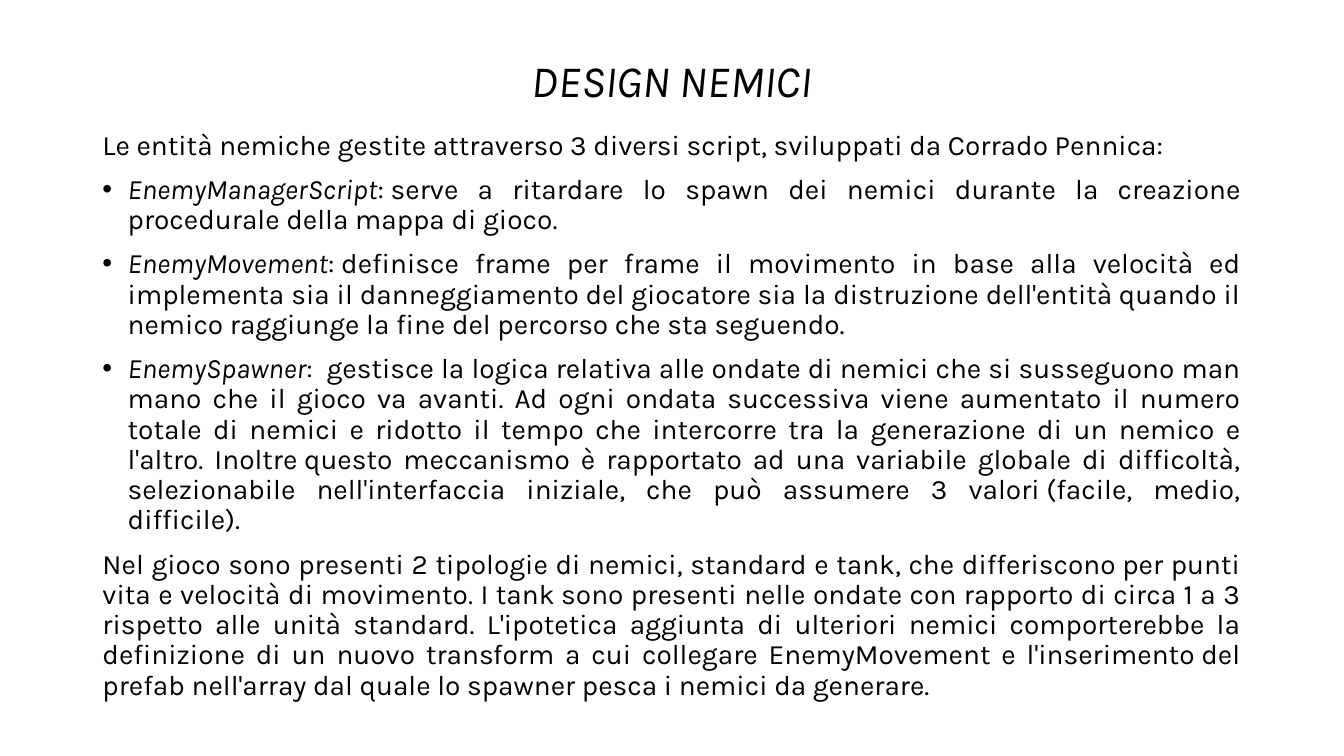
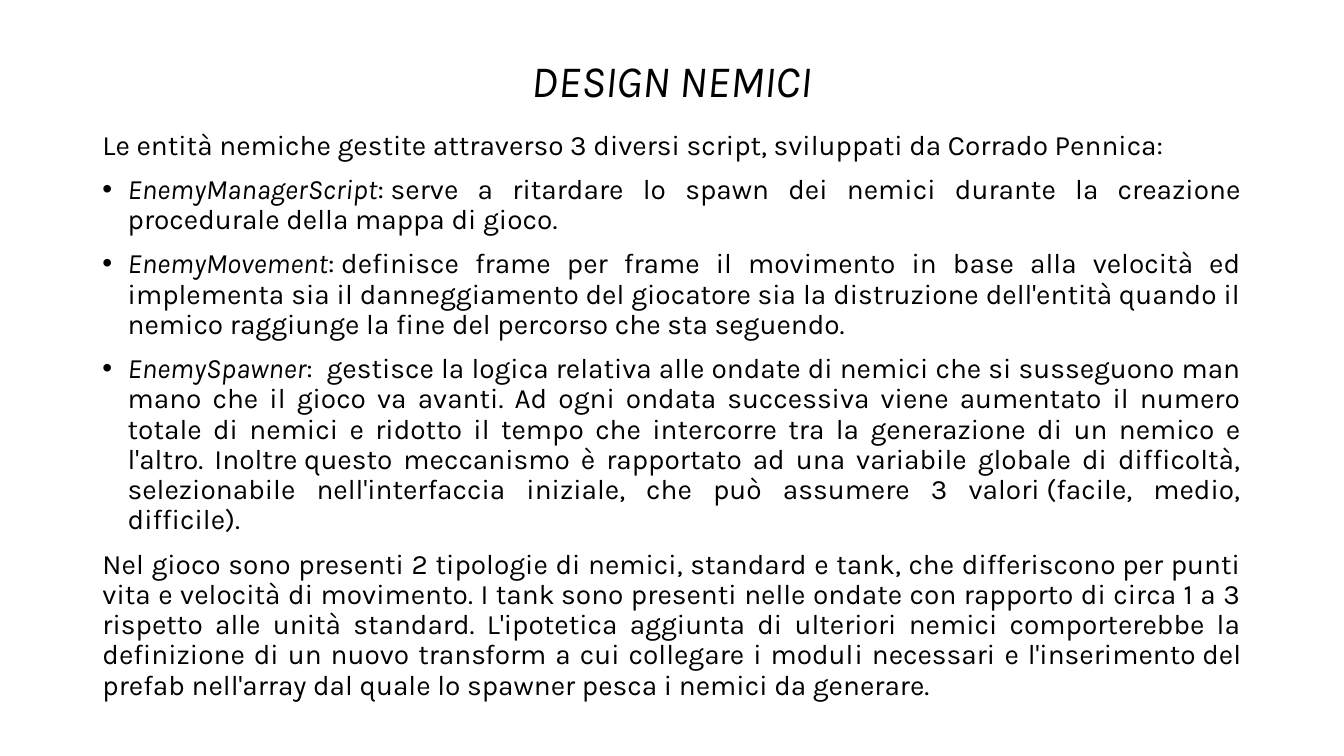
Before and after one commit to DheAnto/TowerDefence, a slide deck: slide 4 of Report Game Dev.pptx. Drawn at 1344x756 pixels with LibreOffice and Linux fonts; fonts in the diff are those of the drawing. Boxes give left, top, right and bottom in pixels: in the first picture for what was removed or moved away, otherwise in the second. Text is boxed around its words. In the diff, an @@ line names an element or a change of style, - is before the commit and + after.

```diff
--- a/Report Game Dev.pptx
+++ b/Report Game Dev.pptx
@@ text at (102, 554, 1241, 696): text changed @@
-Nel gioco sono presenti 2 tipologie di nemici, standard e tank, che differiscono per punti vita e velocità di movimento. I tank sono presenti nelle ondate con rapporto di circa 1 a 3 rispetto alle unità standard. L'ipotetica aggiunta di ulteriori nemici comporterebbe la definizione di un nuovo transform a cui collegare EnemyMovement e l'inserimento del prefab nell'array dal quale lo spawner pesca i nemici da generare.
+Nel gioco sono presenti 2 tipologie di nemici, standard e tank, che differiscono per punti vita e velocità di movimento. I tank sono presenti nelle ondate con rapporto di circa 1 a 3 rispetto alle unità standard. L'ipotetica aggiunta di ulteriori nemici comporterebbe la definizione di un nuovo transform a cui collegare i moduli necessari e l'inserimento del prefab nell'array dal quale lo spawner pesca i nemici da generare.
```
Also in this commit, not shown: 2 other slides changed, 2 slides added, 4 other files.
